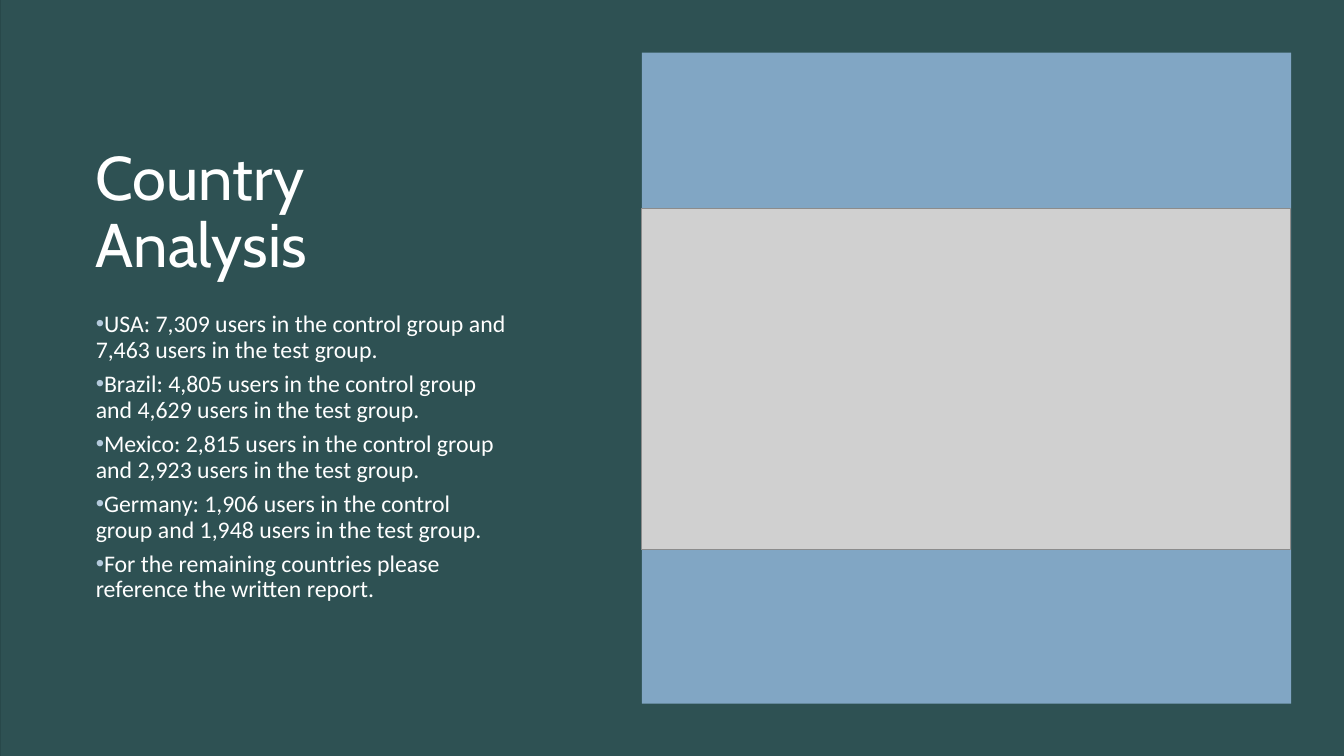
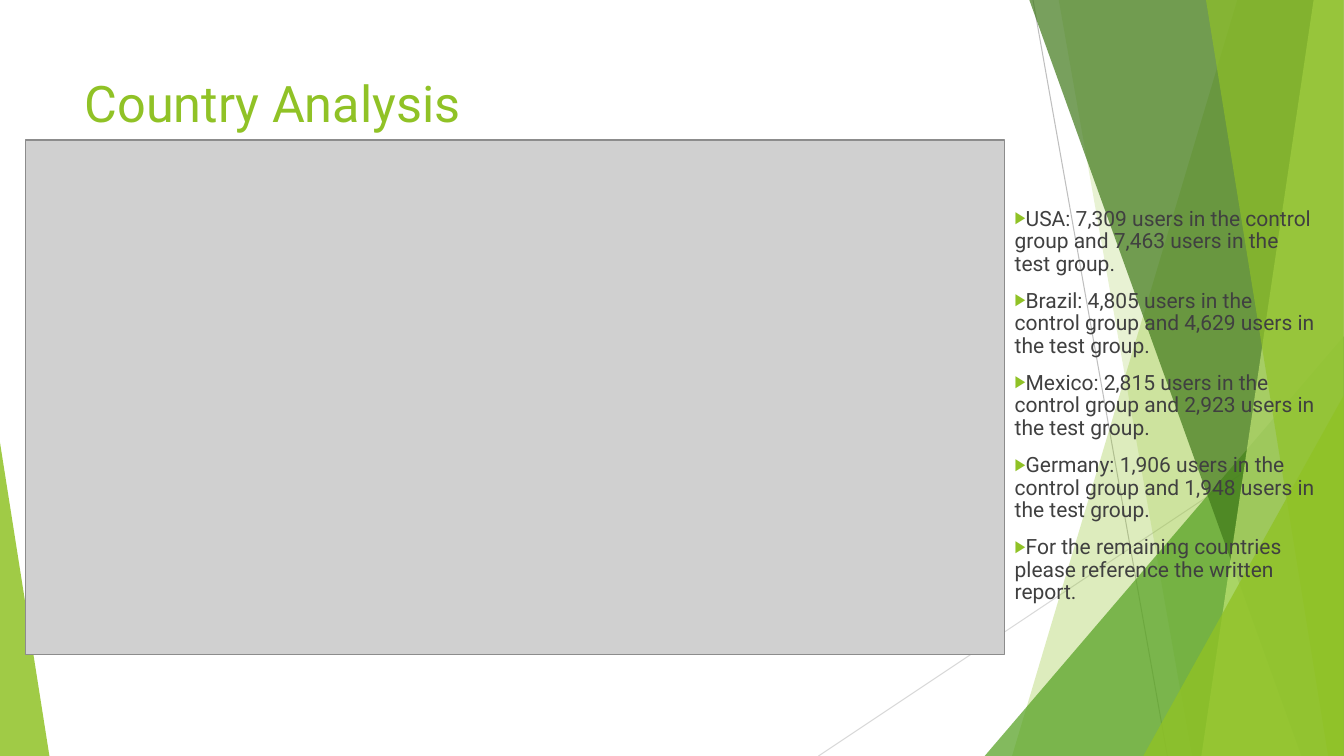
Before and after one commit to bhazeltn/Globox_AB_Project, a slide deck: slide 7 of Globox.pptx (slide 6 before the commit). Drawn at 1344x756 pixels with LibreOffice and Linux fonts; fonts in the diff are those of the drawing; grey boxes stand for pictures. Boxes give left, top, right and bottom in pixels: in the first picture for what was removed or moved away, otherwise in the second. Text is boxed around its words. In the diff, an @@ line names an element or a change of style, - is before the commit and + after.

Commit message:
Revised report and Presentation

```diff
--- a/Globox.pptx
+++ b/Globox.pptx
@@ background #213A3B to #FFFFFF @@
@@ rectangle removed at (x1=0, y1=0, x2=1344, y2=756) @@
@@ rectangle removed at (x1=0, y1=0, x2=1344, y2=756) @@
@@ rectangle removed at (x1=642, y1=52, x2=1292, y2=704) @@
@@ title "Country Analysis" moved from (x1=96, y1=156, x2=307, y2=281) to (x1=85, y1=84, x2=460, y2=133) @@
@@ title "Country Analysis" at (x1=85, y1=84, x2=460, y2=133): size 44 to 36 pt, font Cabin to Roboto, text colour #FFFFFF to #90C226; line spacing 0.9 to 1; vertical alignment bottom to top @@
@@ picture resized from (x1=642, y1=209, x2=1292, y2=549) to (x1=25, y1=140, x2=1005, y2=654) @@
@@ text "USA: 7,309 users in the ..." moved from (x1=96, y1=315, x2=505, y2=601) to (x1=1015, y1=206, x2=1315, y2=606) @@
@@ text "USA: 7,309 users in the ..." at (x1=1015, y1=206, x2=1315, y2=606): size 17 to 15 pt, font Calibri to Roboto, text colour #FFFFFF to #404040; bullet • to ▶; more space between paragraphs; bullet colour #B3CADC to #90C226 @@
@@ group added at (x1=0, y1=0, x2=1344, y2=756): 5 freeform shapes, 3 triangles, 2 lines @@
```
Also in this commit, not shown: 9 other slides changed, 5 other files.
